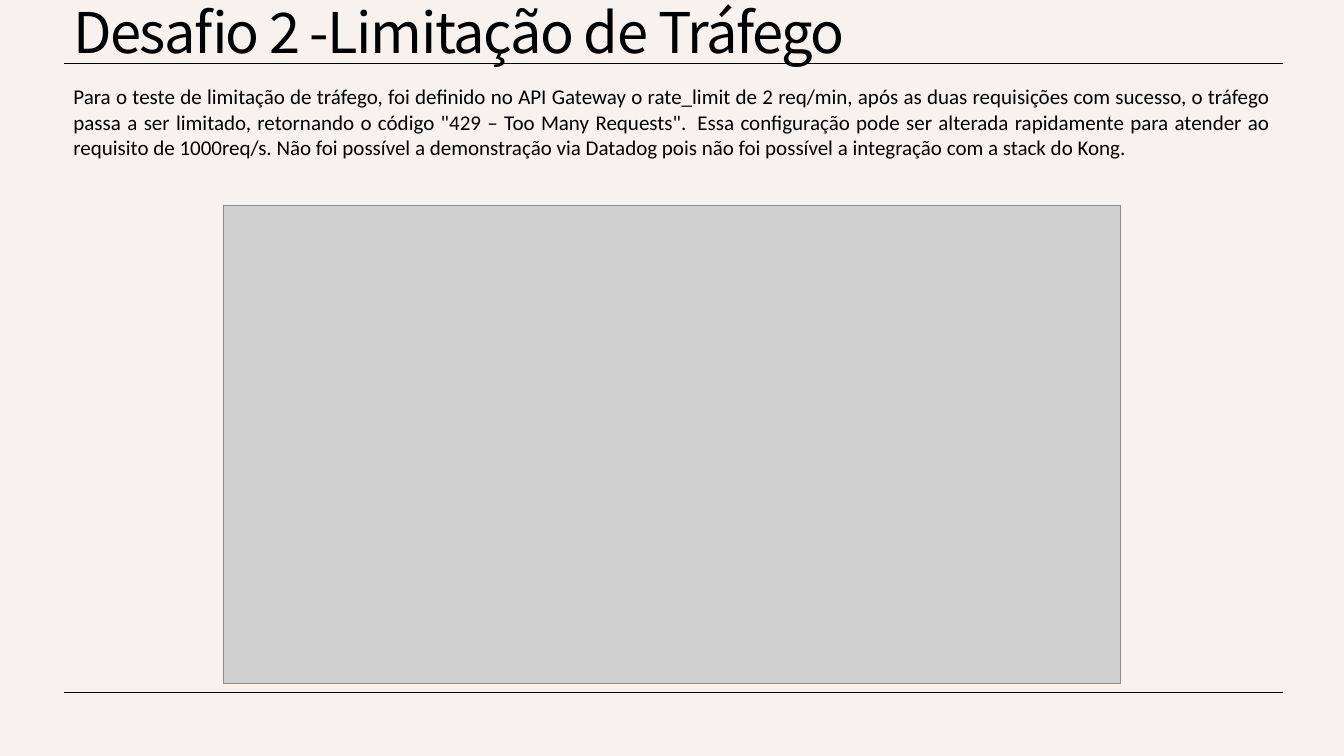
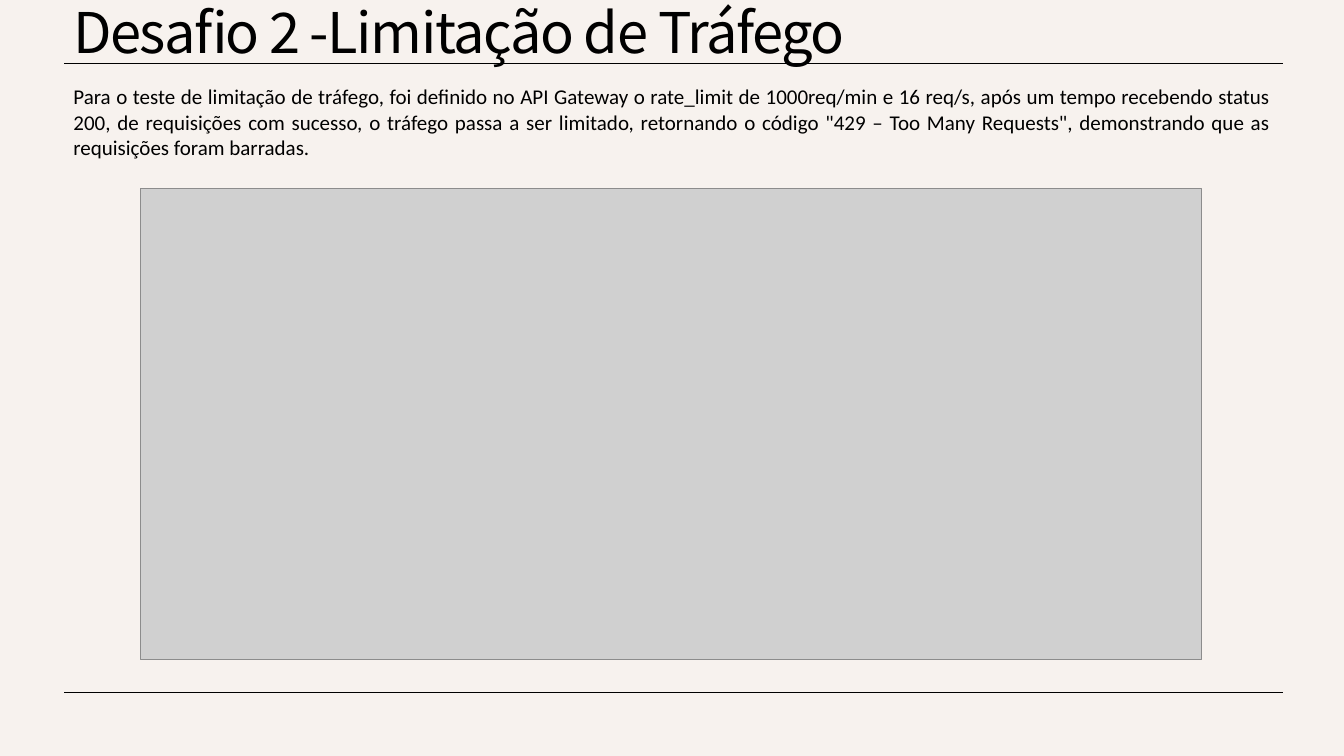
Before and after one commit to marckcardozo/desafioml, a slide deck: slide 12 of DesafioML.pptx. Drawn at 1344x756 pixels with LibreOffice and Linux fonts; fonts in the diff are those of the drawing; grey boxes stand for pictures. Boxes give left, top, right and bottom in pixels: in the first picture for what was removed or moved away, otherwise in the second. Text is boxed around its words. In the diff, an @@ line names an element or a change of style, - is before the commit and + after.

Commit message:
Subindo alteração

```diff
--- a/DesafioML.pptx
+++ b/DesafioML.pptx
@@ text at (73,89,1269,159): text changed @@
-Para o teste de limitação de tráfego, foi definido no API Gateway o rate_limit de 2 req/min, após as duas requisições com sucesso, o tráfego passa a ser limitado, retornando o código "429 – Too Many Requests". Essa configuração pode ser alterada rapidamente para atender ao requisito de 1000req/s. Não foi possível a demonstração via Datadog pois não foi possível a integração com a stack do Kong.
+Para o teste de limitação de tráfego, foi definido no API Gateway o rate_limit de 1000req/min e 16 req/s, após um tempo recebendo status 200, de requisições com sucesso, o tráfego passa a ser limitado, retornando o código "429 – Too Many Requests", demonstrando que as requisições foram barradas.
@@ picture: place and size @@
-picture at (224,206,1121,684)
+picture at (141,189,1203,659)
```
